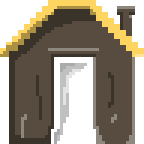
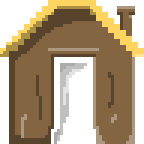
The second (144, 144) image is a revision of the first. Changes to its layers:
painted on "Hut" over 9, 6, 135, 144
